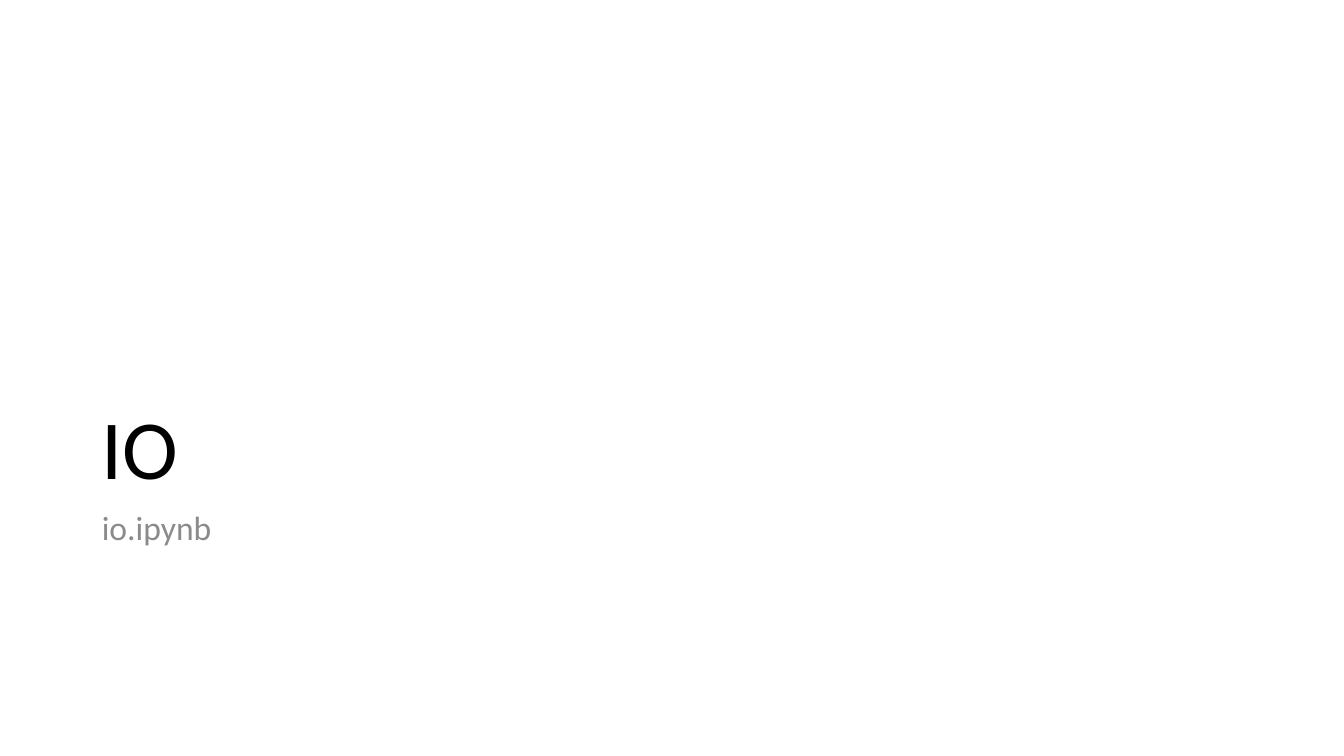
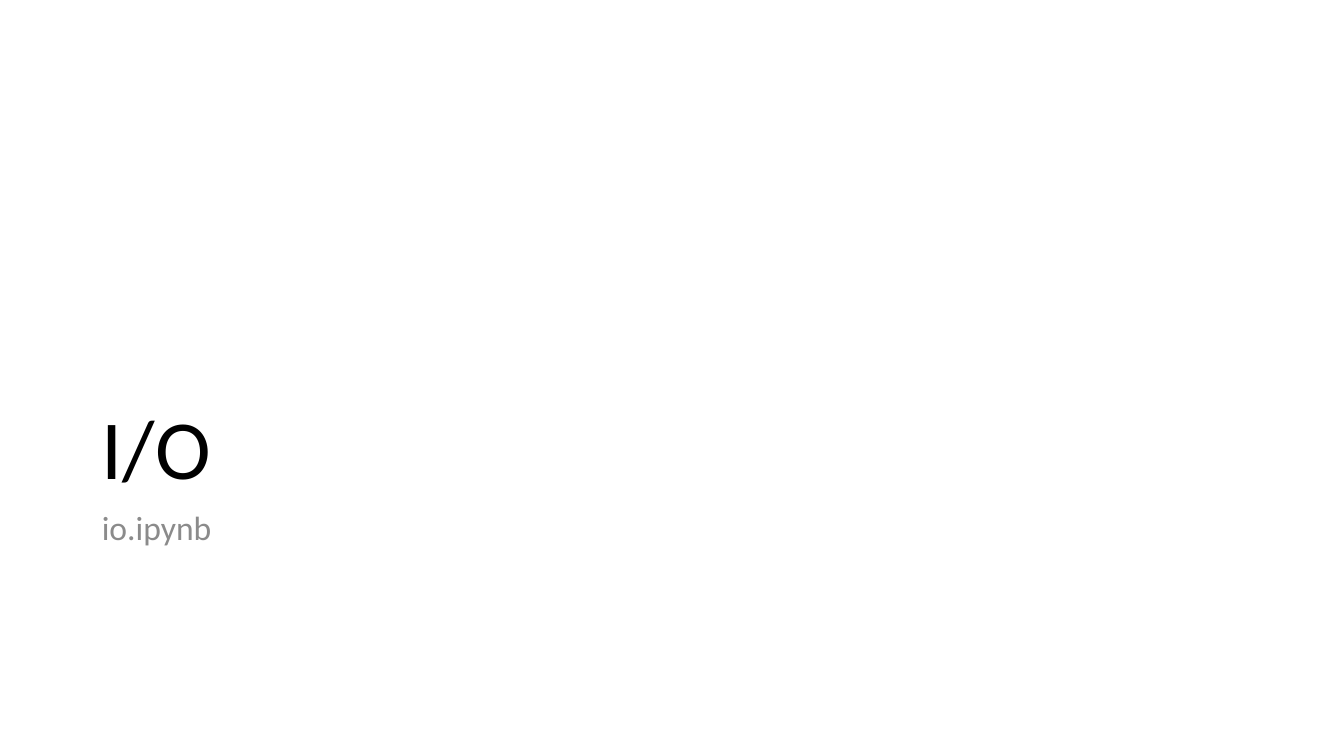
Before and after one commit to moravveji/python_intro_training, a slide deck: slide 4 of slides-pptx/09-Python_intro-io.pptx. Drawn at 1344x756 pixels with LibreOffice and Linux fonts; fonts in the diff are those of the drawing. Boxes give left, top, right and bottom in pixels: in the first picture for what was removed or moved away, otherwise in the second. Text is boxed around its words. In the diff, an @@ line names an element or a change of style, - is before the commit and + after.

```diff
--- a/slides-pptx/09-Python_intro-io.pptx
+++ b/slides-pptx/09-Python_intro-io.pptx
@@ title at (102,420,211,483): text changed @@
-IO
+I/O
```
Also in this commit, not shown: 9 other slides changed, 3 other files.
